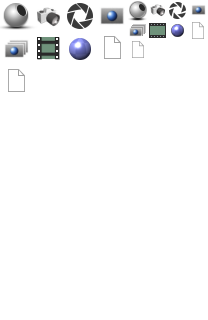
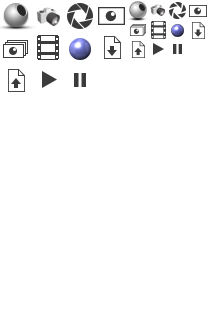
Revision of a layered 208x320 image; what changed, layer by layer:
added layer "Rectangle 3" above "Polygon 1" over left=74, top=73, right=86, bottom=87
added layer "Polygon 1" above "Rectangle 4 copy" over left=42, top=71, right=57, bottom=88
added layer "Rectangle 4 copy" above "Rectangle 4" over left=151, top=21, right=166, bottom=39
added layer "Rectangle 4" above "20px" over left=37, top=35, right=59, bottom=60
removed layer "Shape 1 copy 2" (2nd of 2, in "20px" › "saveProgress") from group "saveProgress" over left=192, top=22, right=204, bottom=39
removed layer "Layer 6" from group "animate" over left=149, top=23, right=166, bottom=38
removed layer "Layer 9" from group "saveLayered" over left=129, top=24, right=146, bottom=37
removed group "animate copy" (2 layers) from group "32px" over left=37, top=37, right=60, bottom=60
removed layer "Layer 7" from group "animate copy" over left=37, top=37, right=60, bottom=60
removed layer "Layer 12" from group "animate copy" over left=40, top=37, right=56, bottom=59
added layer "Shape 1 copy 3" in group "loadProgress" over left=132, top=41, right=145, bottom=58
painted on "Shape 1 copy" (1st of 2, in "32px" › "loadProgress") over left=8, top=69, right=25, bottom=92
moved "Shape 1 copy 2" (in "32px" › "saveProgress") into group "saveProgress", painted on it over left=132, top=22, right=205, bottom=58
painted on "Shape 1 copy" (2nd of 2, in "32px" › "saveProgress") over left=104, top=36, right=121, bottom=59
added layer "Rectangle 5 copy" in group "saveLayered" over left=130, top=24, right=146, bottom=36
added layer "Rectangle 5" in group "saveLayered" over left=3, top=40, right=28, bottom=58
hid "Layer 11" over left=4, top=39, right=29, bottom=58
added layer "Ellipse 5 copy" in group "saveFlat" over left=189, top=5, right=207, bottom=17
added layer "Ellipse 5" in group "saveFlat" over left=98, top=7, right=125, bottom=25
hid "Layer 10" over left=99, top=7, right=125, bottom=25
…and 3 more changes (2 added, 1 removed)
